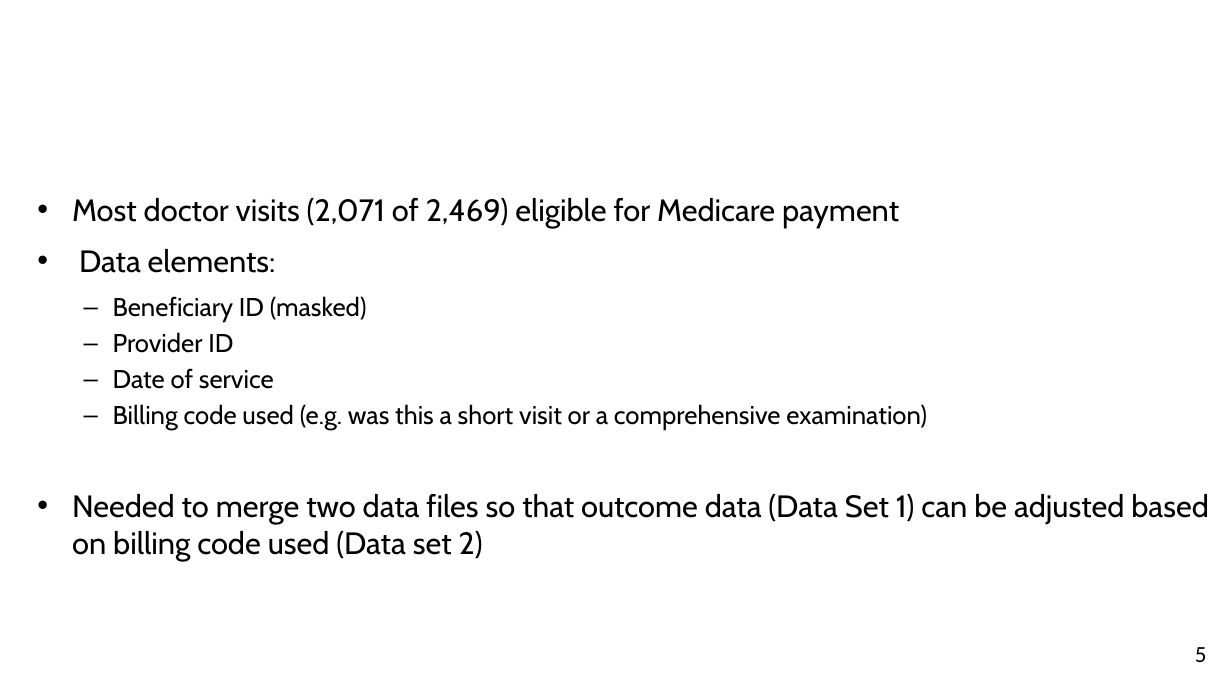
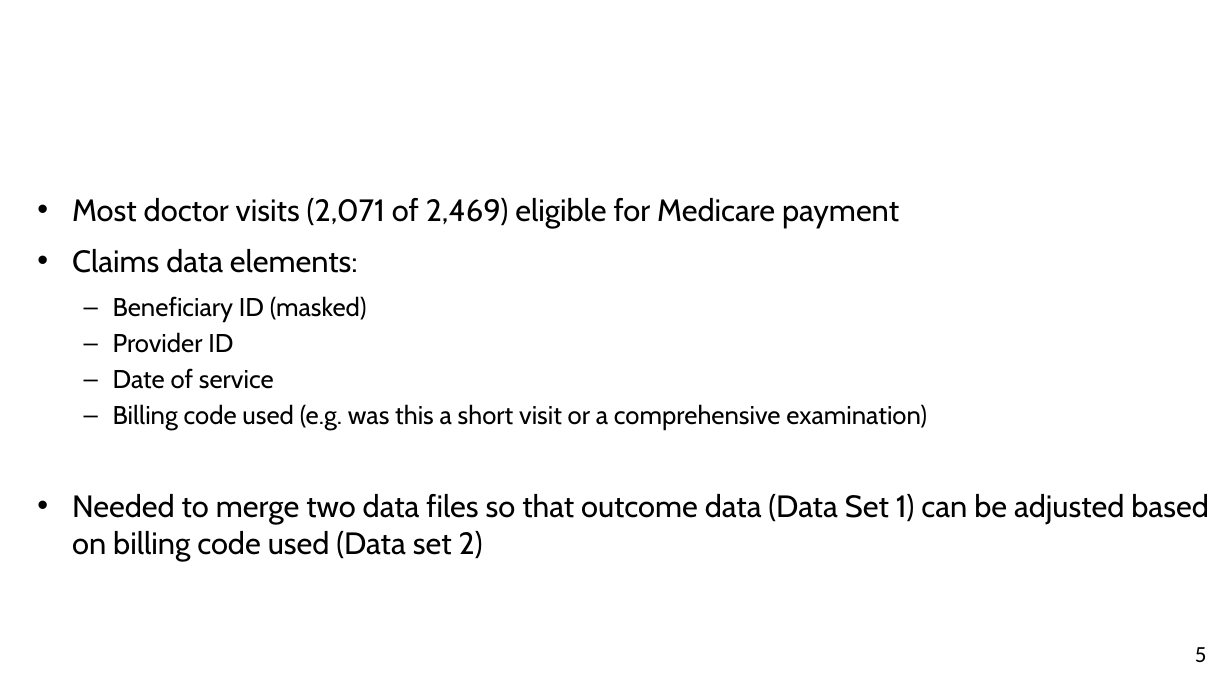
Before and after one commit to HHS/capstone.andrew.brecher, a slide deck: slide 5 of AndrewBrecher_presentation_2018-06-28.pptx. Drawn at 1232x693 pixels with LibreOffice and Linux fonts; fonts in the diff are those of the drawing; background and template pictures are left out. Boxes give left, top, right and bottom in pixels: in the first picture for what was removed or moved away, otherwise in the second. Text is boxed around its words. In the diff, an @@ line names an element or a change of style, - is before the commit and + after.

```diff
--- a/AndrewBrecher_presentation_2018-06-28.pptx
+++ b/AndrewBrecher_presentation_2018-06-28.pptx
@@ text at <box>72,249,358,273</box>: text changed @@
-• Data elements:
+• Claims data elements:
```
Also in this commit, not shown: 5 other slides changed.
